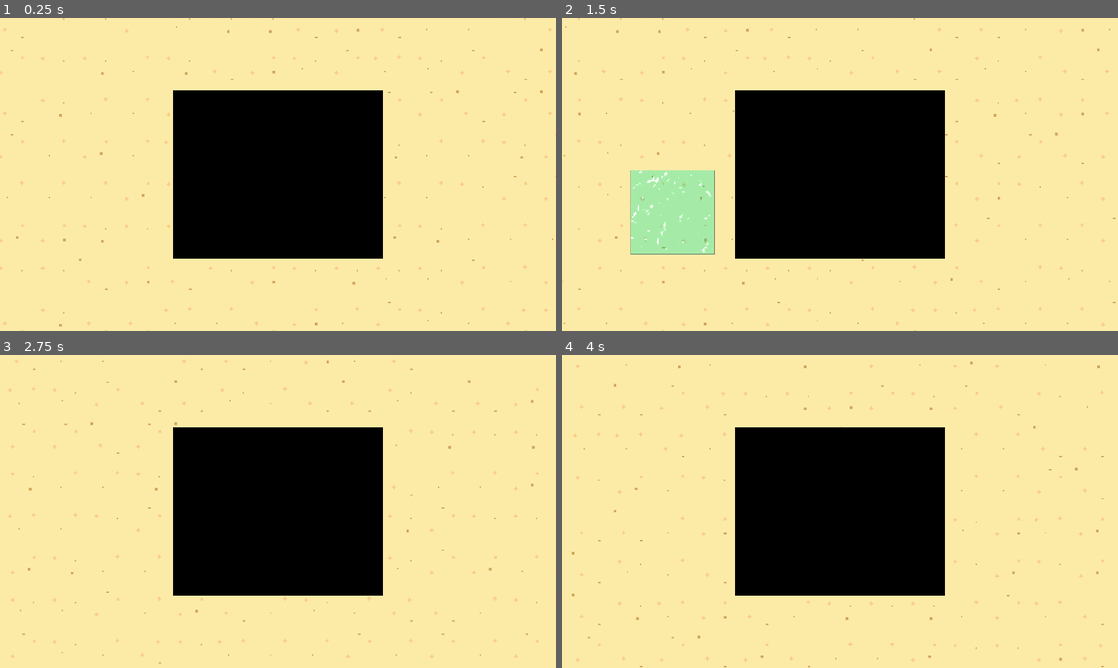
Above: before the commit, frames 1-4 (two rows, left to right).
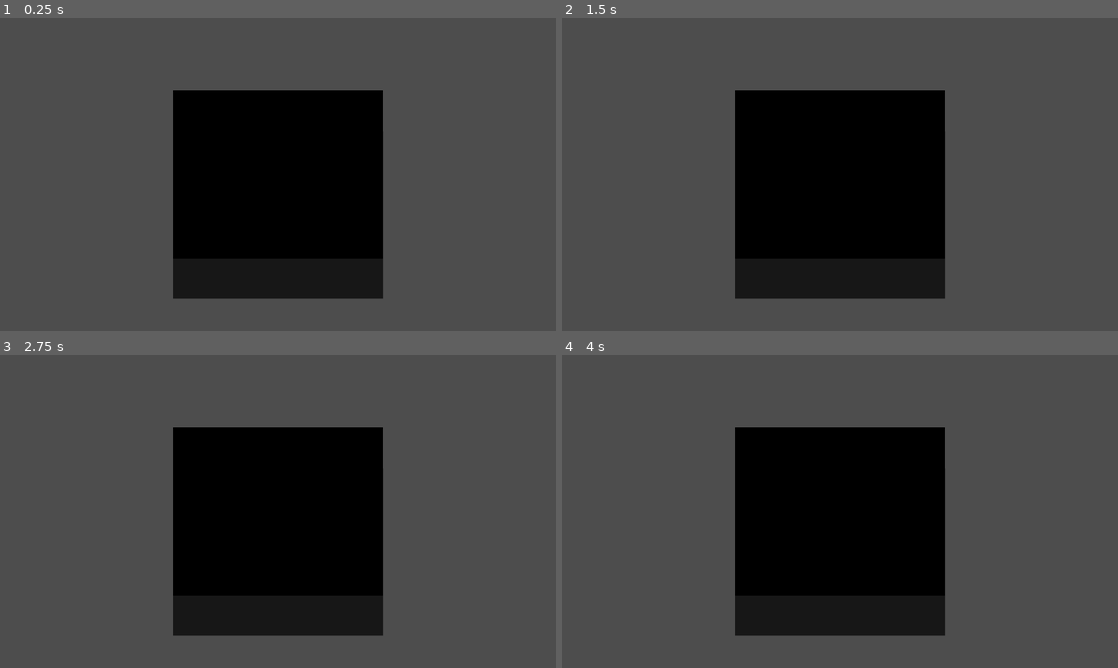
Above: after the commit, the same moments.

Repository: Lukko-Digital/Sift
Game: Godot game, scene res://scenes/main.tscn
The game is run twice, just before and just after one commit, with the same random seed, the same clock (stepped at 60 frames per second) and the same inputs.
Inputs:
- Up to frame 1 (0.25 s): no input
- Up to frame 2 (1.5 s): tap Enter at 0.5 s; hold D (right) 0.53-1.28 s; tap Space (dash) at 0.6, 1.35 s; hold S (down) from 1.28 s (still down)
- Up to frame 3 (2.75 s): release S (down) at 2.03 s; hold D (right) from 2.03 s (still down); tap Space (dash) at 2.1 s
- Up to frame 4 (4 s): release D (right) at 2.78 s; hold W (up) 2.78-3.53 s; tap Space (dash) at 2.85, 3.6 s; hold A (left) from 3.53 s (still down)

The runs differ from the first frame. In frame 1, 80% of the frame differs, in the area x 0-100%, y 0-100%; in frame 2, 80%; in frame 3, 80%; in frame 4, 80%.

Commit message:
tilemap v2 lets gor!?

Diff:
--- a/assets/tilemaps/main.tres
+++ b/assets/tilemaps/main.tres
@@ -1,53 +1,239 @@
 [gd_resource type="TileSet" load_steps=3 format=3 uid="uid://lopijjupr2li"]
 
-[ext_resource type="Texture2D" uid="uid://5c1t1nh02458" path="res://assets/png/tilemap.png" id="1_vkfkd"]
+[ext_resource type="Texture2D" uid="uid://dumfppj8f3148" path="res://assets/png/tilemap.png" id="1_vkfkd"]
 
-[sub_resource type="TileSetAtlasSource" id="TileSetAtlasSource_vgbxw"]
+[sub_resource type="TileSetAtlasSource" id="TileSetAtlasSource_ondcq"]
 texture = ExtResource("1_vkfkd")
 texture_region_size = Vector2i(32, 32)
+0:0/0 = 0
+1:0/0 = 0
+2:0/0 = 0
+3:0/0 = 0
+4:0/0 = 0
+5:0/0 = 0
+6:0/0 = 0
+7:0/0 = 0
+8:0/0 = 0
+9:0/0 = 0
+10:0/0 = 0
+11:0/0 = 0
+12:0/0 = 0
+13:0/0 = 0
+14:0/0 = 0
+15:0/0 = 0
+16:0/0 = 0
+17:0/0 = 0
+18:0/0 = 0
+0:1/0 = 0
+1:1/0 = 0
+2:1/0 = 0
+3:1/0 = 0
+4:1/0 = 0
+5:1/0 = 0
+6:1/0 = 0
+7:1/0 = 0
+8:1/0 = 0
+9:1/0 = 0
+10:1/0 = 0
+11:1/0 = 0
+12:1/0 = 0
+13:1/0 = 0
+14:1/0 = 0
+15:1/0 = 0
+16:1/0 = 0
+17:1/0 = 0
+18:1/0 = 0
+0:2/0 = 0
 1:2/0 = 0
 2:2/0 = 0
-2:1/0 = 0
-1:1/0 = 0
-4:1/0 = 0
+3:2/0 = 0
 4:2/0 = 0
+5:2/0 = 0
+6:2/0 = 0
+7:2/0 = 0
+8:2/0 = 0
+9:2/0 = 0
+10:2/0 = 0
+11:2/0 = 0
+13:2/0 = 0
+14:2/0 = 0
+15:2/0 = 0
+16:2/0 = 0
+17:2/0 = 0
+18:2/0 = 0
+0:3/0 = 0
+1:3/0 = 0
+2:3/0 = 0
+3:3/0 = 0
 4:3/0 = 0
 5:3/0 = 0
-5:2/0 = 0
-5:1/0 = 0
-6:1/0 = 0
-6:2/0 = 0
 6:3/0 = 0
-8:2/0 = 0
+7:3/0 = 0
 8:3/0 = 0
 9:3/0 = 0
 10:3/0 = 0
-10:2/0 = 0
-10:1/0 = 0
-9:1/0 = 0
-8:1/0 = 0
-9:2/0 = 0
+11:3/0 = 0
+12:3/0 = 0
+13:3/0 = 0
+14:3/0 = 0
+15:3/0 = 0
+16:3/0 = 0
+17:3/0 = 0
+18:3/0 = 0
+0:4/0 = 0
 1:4/0 = 0
+2:4/0 = 0
+3:4/0 = 0
+4:4/0 = 0
+5:4/0 = 0
+6:4/0 = 0
+7:4/0 = 0
+8:4/0 = 0
+9:4/0 = 0
+10:4/0 = 0
+11:4/0 = 0
+12:4/0 = 0
+13:4/0 = 0
+14:4/0 = 0
+15:4/0 = 0
+16:4/0 = 0
+17:4/0 = 0
+18:4/0 = 0
+0:5/0 = 0
 1:5/0 = 0
 2:5/0 = 0
-2:4/0 = 0
+3:5/0 = 0
 4:5/0 = 0
+5:5/0 = 0
+6:5/0 = 0
+7:5/0 = 0
+8:5/0 = 0
+9:5/0 = 0
+10:5/0 = 0
+11:5/0 = 0
+12:5/0 = 0
+13:5/0 = 0
+14:5/0 = 0
+0:6/0 = 0
+1:6/0 = 0
+2:6/0 = 0
+3:6/0 = 0
 4:6/0 = 0
+5:6/0 = 0
+6:6/0 = 0
+7:6/0 = 0
+8:6/0 = 0
+9:6/0 = 0
+10:6/0 = 0
+11:6/0 = 0
+12:6/0 = 0
+13:6/0 = 0
+14:6/0 = 0
+0:7/0 = 0
+1:7/0 = 0
+2:7/0 = 0
+3:7/0 = 0
 4:7/0 = 0
+5:7/0 = 0
+6:7/0 = 0
+7:7/0 = 0
+8:7/0 = 0
+9:7/0 = 0
+10:7/0 = 0
+11:7/0 = 0
+12:7/0 = 0
+13:7/0 = 0
+14:7/0 = 0
+0:8/0 = 0
+1:8/0 = 0
+2:8/0 = 0
+3:8/0 = 0
 4:8/0 = 0
 5:8/0 = 0
-5:7/0 = 0
-5:6/0 = 0
-5:5/0 = 0
-6:5/0 = 0
-6:6/0 = 0
-6:7/0 = 0
 6:8/0 = 0
 7:8/0 = 0
-7:7/0 = 0
-7:6/0 = 0
-7:5/0 = 0
+8:8/0 = 0
+9:8/0 = 0
+10:8/0 = 0
+11:8/0 = 0
+12:8/0 = 0
+13:8/0 = 0
+14:8/0 = 0
+0:9/0 = 0
+1:9/0 = 0
+2:9/0 = 0
+3:9/0 = 0
+4:9/0 = 0
+5:9/0 = 0
+6:9/0 = 0
+7:9/0 = 0
+8:9/0 = 0
+9:9/0 = 0
+10:9/0 = 0
+11:9/0 = 0
+12:9/0 = 0
+13:9/0 = 0
+14:9/0 = 0
+0:10/0 = 0
+1:10/0 = 0
+2:10/0 = 0
+3:10/0 = 0
+4:10/0 = 0
+5:10/0 = 0
+6:10/0 = 0
+7:10/0 = 0
+8:10/0 = 0
+9:10/0 = 0
+10:10/0 = 0
+11:10/0 = 0
+12:10/0 = 0
+13:10/0 = 0
+14:10/0 = 0
+1:11/0 = 0
+2:11/0 = 0
+5:11/0 = 0
+6:11/0 = 0
+7:11/0 = 0
+8:11/0 = 0
+9:11/0 = 0
+10:11/0 = 0
+11:11/0 = 0
+12:11/0 = 0
+13:11/0 = 0
+14:11/0 = 0
+1:12/0 = 0
+2:12/0 = 0
+5:12/0 = 0
+6:12/0 = 0
+7:12/0 = 0
+8:12/0 = 0
+9:12/0 = 0
+10:12/0 = 0
+11:12/0 = 0
+12:12/0 = 0
+13:12/0 = 0
+14:12/0 = 0
+5:13/0 = 0
+6:13/0 = 0
+7:13/0 = 0
+8:13/0 = 0
+9:13/0 = 0
+10:13/0 = 0
+11:13/0 = 0
+12:13/0 = 0
+13:13/0 = 0
+14:13/0 = 0
+5:14/0 = 0
+6:14/0 = 0
+7:14/0 = 0
+8:14/0 = 0
+9:14/0 = 0
+10:14/0 = 0
+11:14/0 = 0
+12:14/0 = 0
+13:14/0 = 0
+14:14/0 = 0
 
 [resource]
 tile_size = Vector2i(32, 32)
-sources/0 = SubResource("TileSetAtlasSource_vgbxw")
+sources/1 = SubResource("TileSetAtlasSource_ondcq")
Binary file changed: assets/ase/tilemap.aseprite
Binary file changed: assets/png/tilemap.png
